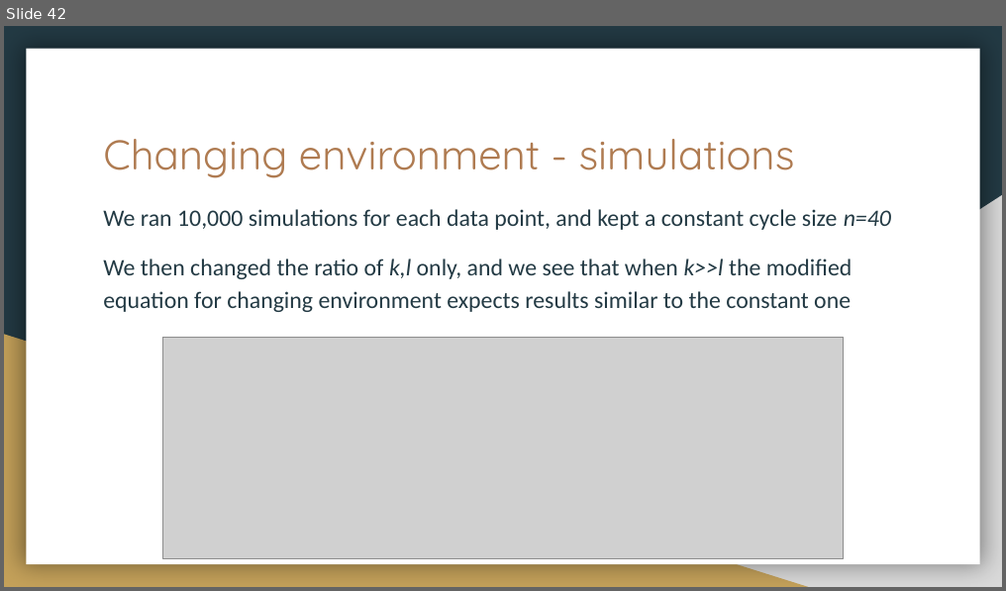
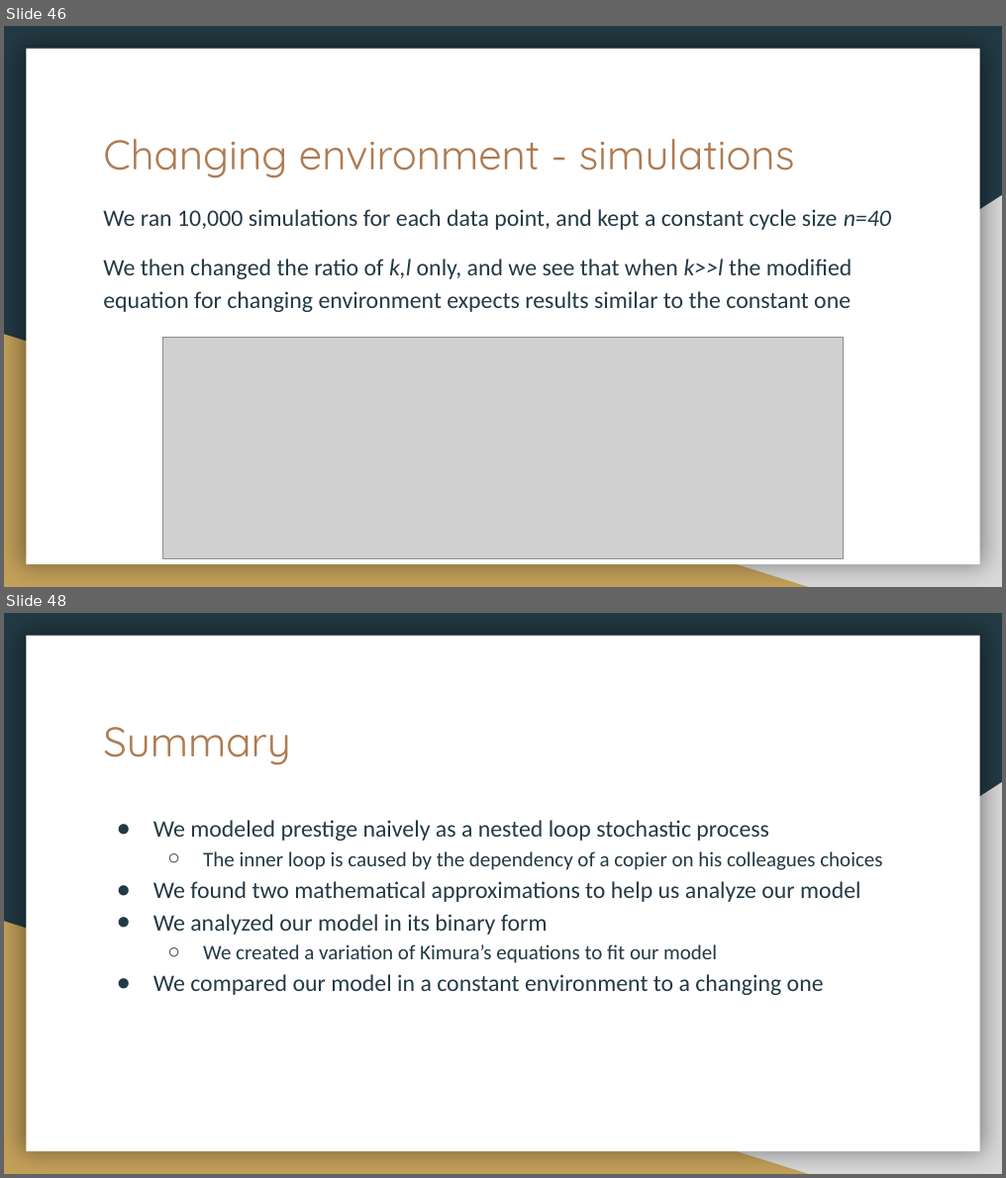
Before and after one commit to yoavram-lab/PrestigeBias, a slide deck: Prestige bias.pptx. Shown one above the other, each under a label of ours: slide 42 before the commit, slides 46 and 48 after it; the slides between them are not shown. The pictures are 1006x591 and 1006x1178 pixels, drawn with LibreOffice and Linux fonts; fonts in the diff are those of the drawing; grey boxes stand for pictures. Boxes give left, top, right and bottom in pixels: in the first picture for what was removed or moved away, otherwise in the second. Text is boxed around its words. In the diff, an @@ line names an element or a change of style, - is before the commit and + after.

```diff
--- a/Prestige bias.pptx
+++ b/Prestige bias.pptx
@@ slide 48 added at (4, 613, 1002, 1174), background #233A44; not listed: 3 template elements that a slide beside it also shows @@
@@ title added at (103, 727, 290, 765), 30 pt, text #AF7B51 @@
+Summary
@@ text added at (153, 820, 882, 995), 17 pt, text #233A44 @@
+● We modeled prestige naively as a nested loop stochastic process
+  ○ The inner loop is caused by the dependency of a copier on his colleagues choices
+● We found two mathematical approximations to help us analyze our model
+● We analyzed our model in its binary form
+  ○ We created a variation of Kimura’s equations to fit our model
+● We compared our model in a constant environment to a changing one
@@ what was slide 42 is now slide 46 @@
```
Also in this commit, not shown: 2 slides changed, 8 other slides added.
